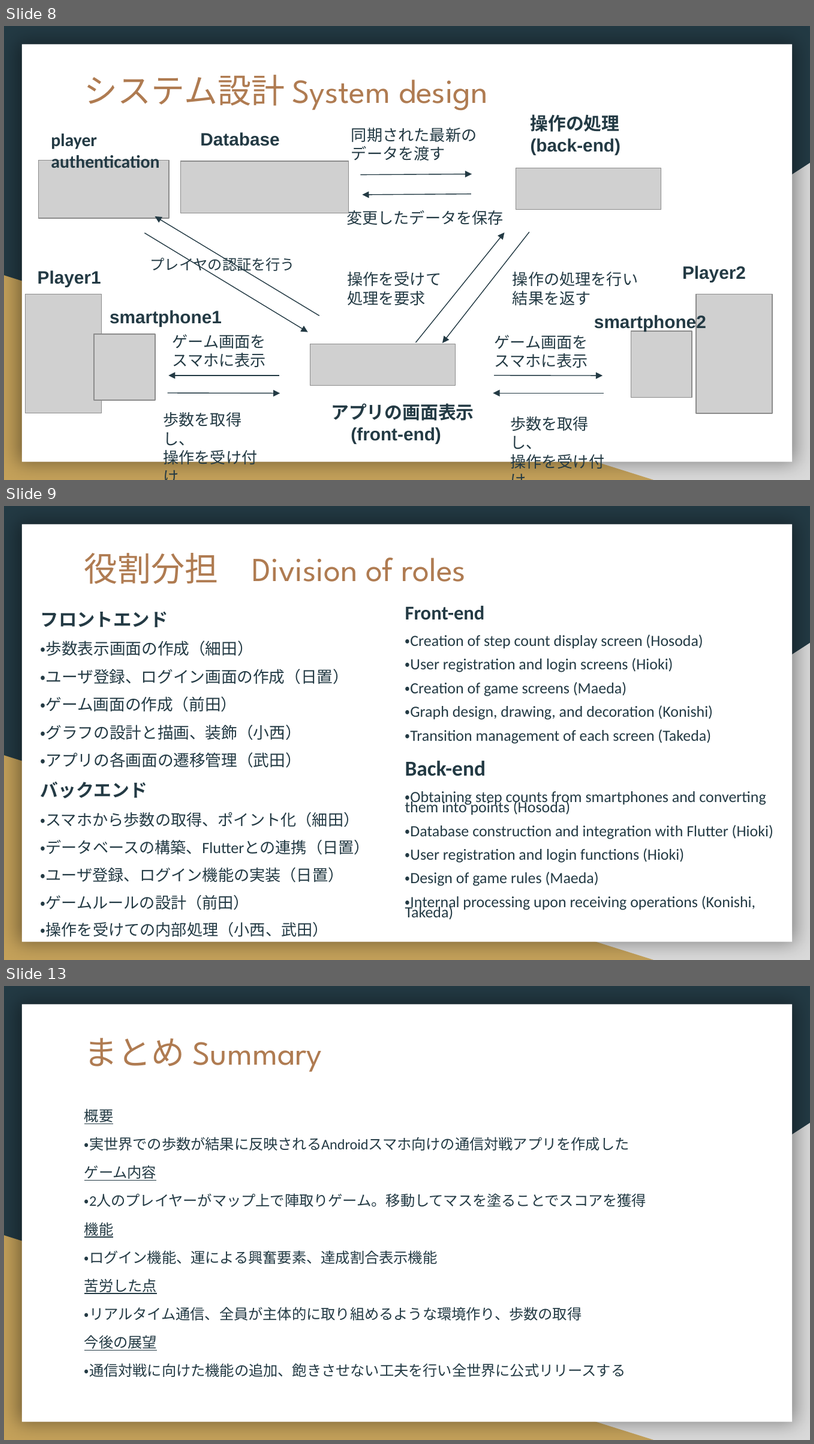
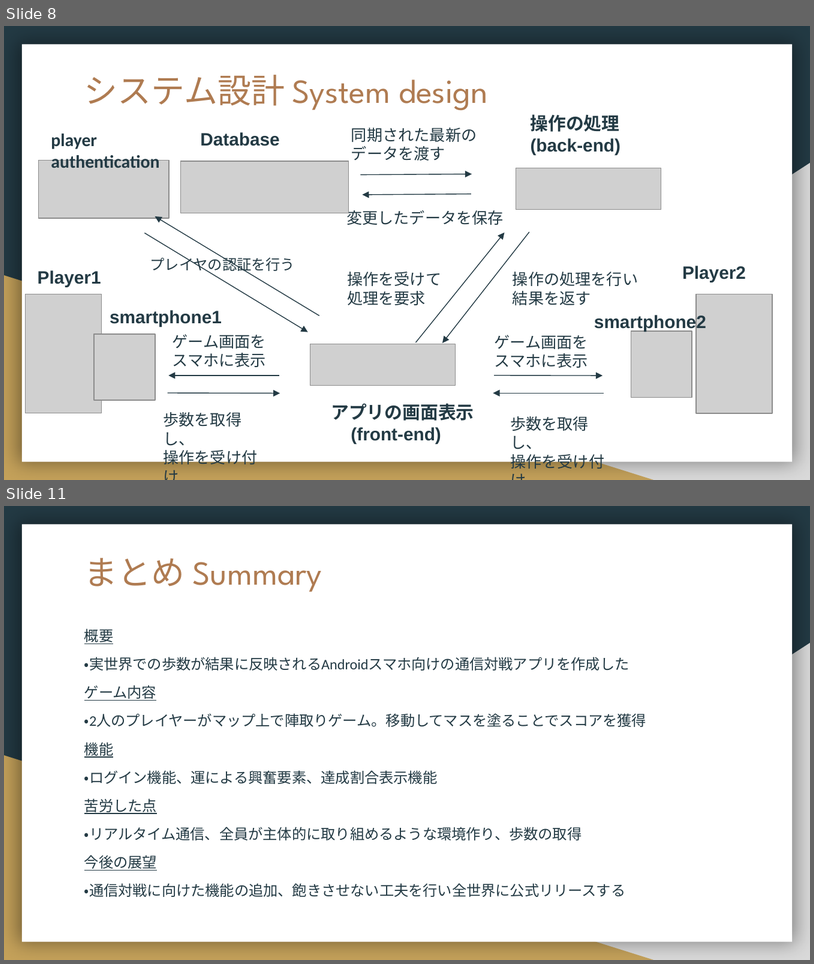
Before and after one commit to akimoto834/portfolio, a slide deck: 実習Group4_0521最終発表.pptx. Shown one above the other, each under a label of ours: slides 8, 9 and 13 before the commit, slides 8 and 11 after it; the slides between them are not shown. The pictures are 814x1444 and 814x964 pixels, drawn with LibreOffice and Linux fonts; fonts in the diff are those of the drawing; grey boxes stand for pictures. Boxes give left, top, right and bottom in pixels: in the first picture for what was removed or moved away, otherwise in the second. Text is boxed around its words. In the diff, an @@ line names an element or a change of style, - is before the commit and + after.

```diff
--- a/実習Group4_0521最終発表.pptx
+++ b/実習Group4_0521最終発表.pptx
@@ slide 9 removed at <box>4,506,810,960</box>, background #233A44; not listed: 3 template elements that a slide beside it also shows @@
@@ title removed at <box>84,553,466,584</box> @@
-役割分担 Division of roles
@@ text removed at <box>41,612,370,937</box> @@
-フロントエンド
-・歩数表示画面の作成（細田）
-・ユーザ登録、ログイン画面の作成（日置）
-・ゲーム画面の作成（前田）
-・グラフの設計と描画、装飾（小西）
-・アプリの各画面の遷移管理（武田）
-バックエンド
-・スマホから歩数の取得、ポイント化（細田）
-・データベースの構築、Flutterとの連携（日置）
-・ユーザ登録、ログイン機能の実装（日置）
-・ゲームルールの設計（前田）
-・操作を受けての内部処理（小西、武田）
@@ text removed at <box>405,606,774,919</box> @@
-Front-end
-・Creation of step count display screen (Hosoda)
-・User registration and login screens (Hioki)
-・Creation of game screens (Maeda)
-・Graph design, drawing, and decoration (Konishi)
-・Transition management of each screen (Takeda)
-Back-end
-・Obtaining step counts from smartphones and converting them into points (Hosoda)
-・Database construction and integration with Flutter (Hioki)
-・User registration and login functions (Hioki)
-・Design of game rules (Maeda)
-・Internal processing upon receiving operations (Konishi, Takeda)
@@ what was slide 13 is now slide 11 @@
```
Also in this commit, not shown: 5 slides changed, 4 other slides removed, 3 other files.
